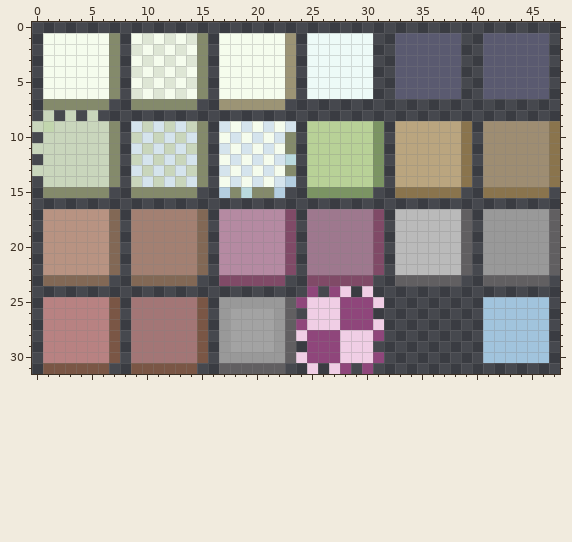
Edited in one commit: pixel-art sprite (docs/assets/images/hybridMapTiles.png). This is how it looked before the edit.
The file is 48x32 pixels. Colours within 5 levels of each other are drawn and written as one.
After:
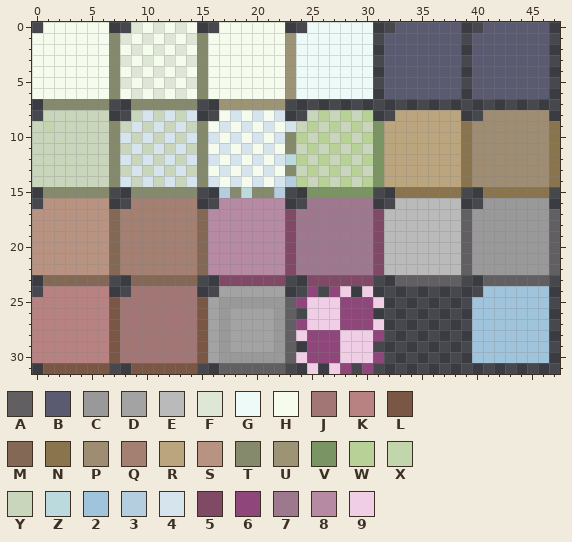
Palette (. is transparent): A #615f61  B #5a5a70  C #999999  D #a3a3a3  E #bababa  F #dee6d5  G #edfaf7  H #f5fced  J #a37676  K #b88282  L #7a5645  M #826855  N #8a744d  P #9e8d72  Q #a38072  R #baa57f  S #b89382  T #848a6b  U #9c9475  V #7b9463  W #b8d197  X #c2d6ae  Y #c9d6bc  Z #badade  2 #a1c4dd  3 #b4cee0  4 #d5e4ed  5 #804a67  6 #8f467b  7 #9e788e  8 #b58aa2  9 #f0cee5
What changed:
y 0: x 1..6 ...... -> HHHHHH; x 9..14 ...... -> FHFHFH; x 17..22 ...... -> HHHHHH; x 25..30 ...... -> GGGGGG; x 33..38 ...... -> BBBBBB; x 41..46 ...... -> BBBBBB
y 1: x 0 . -> H; x 8 . -> F; x 16 . -> H; x 24 . -> G; x 32 . -> B; x 40 . -> B
y 2: x 0 . -> H; x 8 . -> H; x 16 . -> H; x 24 . -> G; x 32 . -> B; x 40 . -> B
y 3: x 0 . -> H; x 8 . -> F; x 16 . -> H; x 24 . -> G; x 32 . -> B; x 40 . -> B
y 4: x 0 . -> H; x 8 . -> H; x 16 . -> H; x 24 . -> G; x 32 . -> B; x 40 . -> B
y 5: x 0 . -> H; x 8 . -> F; x 16 . -> H; x 24 . -> G; x 32 . -> B; x 40 . -> B
y 6: x 0 . -> H; x 8 . -> H; x 16 . -> H; x 24 . -> G; x 32 . -> B; x 40 . -> B
y 8: x 2 . -> Y; x 4 . -> Y; x 6 . -> Y; x 9..14 ...... -> Y4Y4Y4; x 17..22 ...... -> H4H4H4; x 25..30 ...... -> YWYWYW; x 33..38 ...... -> RRRRRR; x 41..46 ...... -> PPPPPP
y 9: x 8 . -> Y; x 16 . -> H; x 24 . -> Y; x 26 W -> Y; x 28 W -> Y; x 30 W -> Y; x 32 . -> R; x 40 . -> P
y 10: x 0 . -> Y; x 8 . -> 4; x 16 . -> 4; x 24..25 .W -> WY; x 27 W -> Y; x 29 W -> Y; x 32 . -> R; x 40 . -> P
y 11: x 8 . -> Y; x 16 . -> H; x 24 . -> Y; x 26 W -> Y; x 28 W -> Y; x 30 W -> Y; x 32 . -> R; x 40 . -> P
y 12: x 0 . -> Y; x 8 . -> 4; x 16 . -> 4; x 24..25 .W -> WY; x 27 W -> Y; x 29 W -> Y; x 32 . -> R; x 40 . -> P
y 13: x 8 . -> Y; x 16 . -> H; x 24 . -> Y; x 26 W -> Y; x 28 W -> Y; x 30 W -> Y; x 32 . -> R; x 40 . -> P
y 14: x 0 . -> Y; x 8 . -> 4; x 16 . -> 4; x 24..25 .W -> WY; x 27 W -> Y; x 29 W -> Y; x 32 . -> R; x 40 . -> P
y 16: x 1..6 ...... -> SSSSSS; x 9..14 ...... -> QQQQQQ; x 17..22 ...... -> 888888; x 25..30 ...... -> 777777; x 33..38 ...... -> EEEEEE; x 41..46 ...... -> CCCCCC
y 17..22: x 0 . -> S; x 8 . -> Q; x 16 . -> 8; x 24 . -> 7; x 32 . -> E; x 40 . -> C
y 24: x 1..6 ...... -> KKKKKK; x 9..14 ...... -> JJJJJJ; x 17..22 ...... -> DDDDDD; x 41..46 ...... -> 222222
y 25..30: x 0 . -> K; x 8 . -> J; x 16 . -> D; x 40 . -> 2
Changed places in both pictures, as pixel boxes (x1, y1, x2, y2):
changed: (32, 22, 549, 363)
